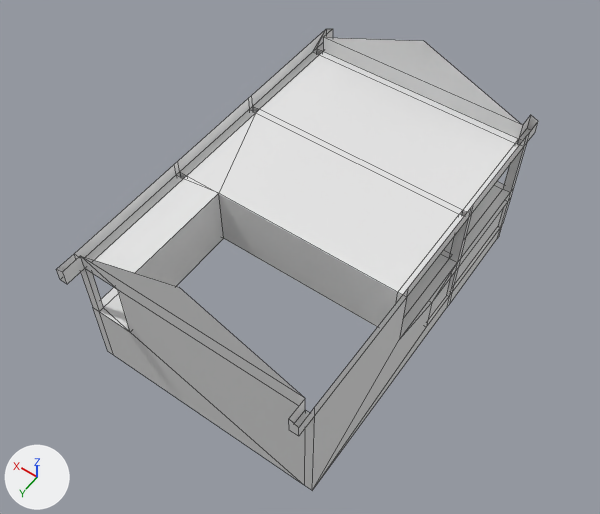
An edit to the FBX model Assets/praça das aguas/FBX/Bobs1.fbx, drawn before and after from the same camera.
The view is the same before and after, from a 50 mm lens placed at (-12.6, 20.5, 31.1), pointed at (-0.3, 3.2, 3.9). Lighting does not change. The marker at lower left points along +X, +Y and +Z. Mesh edges are drawn as thin lines. Where no turn or scale is listed for an object, it has been applied to the vertices.

Script lines for the objects in view, before the commit:
```python
me_plane_004 = bpy.data.meshes.new('Plane.004')
me_plane_004.from_pydata(...)  # 156 vertices, 154 faces; spans x -5.6..5.3, y -6.7..10.7, z 0.0..9.1
me_plane_004.materials.append(mat_tijolo)  # white #e7e7e7
ob_plane_001 = bpy.data.objects.new('Plane.001', me_plane_004)
ob_plane_001.location = (0.0, 0.0, 0.0)
```
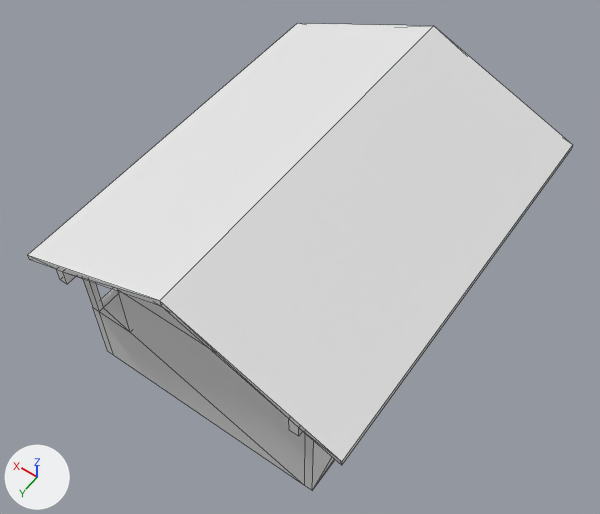
Where the newer file only moved an object's origin or applied its transform, the numbers keep the older frame.

The edits, one by one:
Material 'tijolo.001' (mat_tijolo_001) is new.
Its base color is (0.8, 0.8, 0.8) (white #e7e7e7).
Its roughness is 0.553.
Mesh me_plane_006 is new.
It has 29 vertices, 25 faces and spans x -7.3..6.9, y -6.7..10.7, z 6.2..9.3.
It uses material mat_tijolo_001 (white #e7e7e7).
Object 'telhado' (ob_telhado) is new; it shows me_plane_006.
Its location is (0.0, 0.0, 0.0).

Location of each change, [x1, y1, x2, y2] in pixels of the pictures (600 x 514 px):
'telhado', added: after [27, 23, 573, 465]
'Plane.001', unchanged, covered by the edit: before [56, 29, 538, 490]; after [56, 269, 335, 490]
